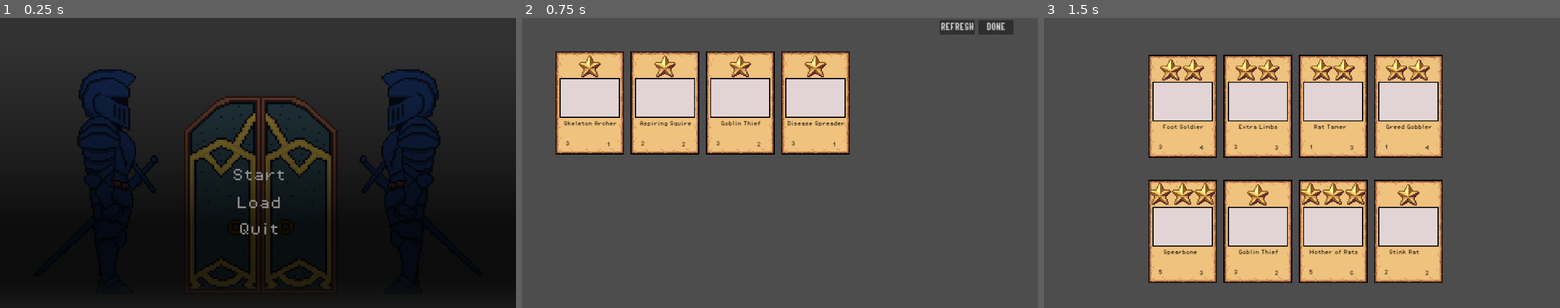
Above: before the commit, frames 1-3 (left to right).
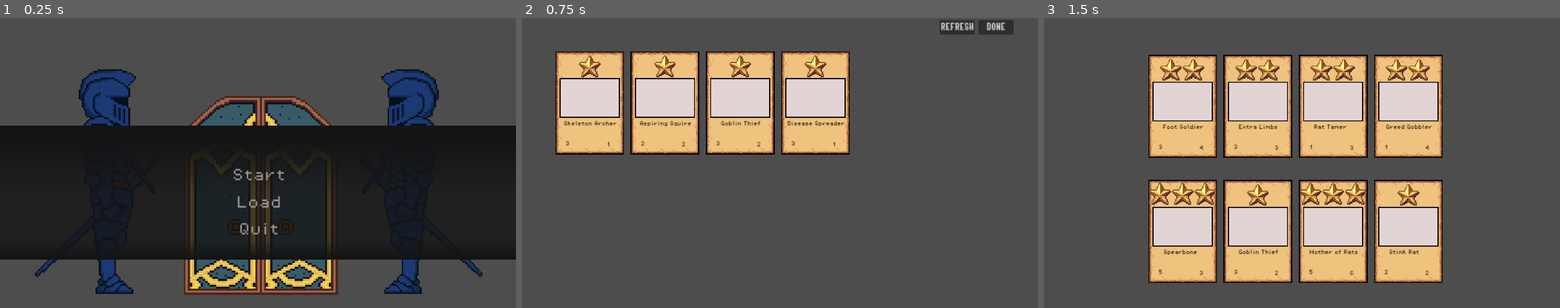
Above: after the commit, the same moments.

Repository: wenyng0526-boop/whateverproject
Game: Godot game, scene res://Scenes/main_menu.tscn
Two runs of this game, one before a commit and one after it. Both use one fixed random seed, a clock stepped at 60 frames per second and the inputs below. The engine's default icon, where the game draws it, is replaced by a stand-in: a white triangle on a blue panel in a dark square.
Inputs (mouse positions are in pixels of both pictures, inside the frame that each line leads up to):
- Up to frame 1 (0.25 s): no input
- Up to frame 2 (0.75 s): click (780, 174) at 0.5 s
- Up to frame 3 (1.5 s): click "DONE" at 1.25 s

The runs differ from the first frame. In frame 1, 55% of the frame differs, in the area x 0-100%, y 0-100%; in frame 2, nothing differs; in frame 3, nothing differs.

Commit message:
main menu

Diff:
--- a/Scenes/main_menu.tscn
+++ b/Scenes/main_menu.tscn
@@ -8,7 +8,7 @@
 
 [sub_resource type="Gradient" id="Gradient_2xgg7"]
 offsets = PackedFloat32Array(0, 0.149351, 0.318182, 0.493506, 0.88961)
-colors = PackedColorArray(0.137255, 0.137255, 0.137255, 1, 0, 0, 0, 0.839216, 0, 0, 0, 0.831373, 0, 0, 0, 0.654902, 0, 0, 0, 0.345098)
+colors = PackedColorArray(0.0823529, 0.0823529, 0.0823529, 1, 0.0823529, 0.0823529, 0.0823529, 0.784314, 0.0823529, 0.0823529, 0.0823529, 0.784314, 0.0823529, 0.0823529, 0.0823529, 0.784314, 0.0807833, 0.0807833, 0.0807833, 1)
 
 [sub_resource type="GradientTexture2D" id="GradientTexture2D_swdvf"]
 gradient = SubResource("Gradient_2xgg7")
@@ -119,14 +119,14 @@
 grow_vertical = 2
 texture = ExtResource("1_ur8yn")
 
-[node name="Background2" type="TextureRect" parent="."]
+[node name="Dark" type="TextureRect" parent="."]
 layout_mode = 1
 anchors_preset = 14
 anchor_top = 0.5
 anchor_right = 1.0
 anchor_bottom = 0.5
-offset_top = -590.0
-offset_bottom = 610.0
+offset_top = -140.0
+offset_bottom = 360.0
 grow_horizontal = 2
 grow_vertical = 2
 texture = SubResource("GradientTexture2D_swdvf")
@@ -186,15 +186,15 @@
 [node name="Load_Button" type="Button" parent="CenterContainer/VBoxContainer/LoadButtonArea"]
 layout_mode = 2
 offset_left = -140.0
-offset_top = 210.0
+offset_top = 206.0
 offset_right = 157.0
-offset_bottom = 275.0
+offset_bottom = 271.0
 theme_override_styles/focus = SubResource("StyleBoxEmpty_e4d1l")
 theme_override_styles/hover = SubResource("StyleBoxEmpty_5gewg")
 theme_override_styles/normal = SubResource("StyleBoxEmpty_07i2w")
 
 [node name="AnimatedSprite2D" type="AnimatedSprite2D" parent="CenterContainer/VBoxContainer/LoadButtonArea"]
-position = Vector2(0, 243)
+position = Vector2(0, 241)
 scale = Vector2(3, 3)
 sprite_frames = SubResource("SpriteFrames_uukg4")
 animation = &"load"
--- a/Scipts/combat_manager.gd
+++ b/Scipts/combat_manager.gd
@@ -104,20 +104,16 @@
 
 	# Create a new claw effect
 	var claw_instance = claw_effect.instantiate()
-
 	# Add the claw effect to the scene
 	effects.add_child(claw_instance)
 
 	# Move the claw effect to the target card
 	claw_instance.global_position = target.get_global_rect().get_center()
 
-	# Deal damage
 	target.take_damage(attacker.current_attack)
-
-	# Play the hit animation immediately
 	await target.play_hit_animation()
 
-#put the death anim here if have
+	#put the death anim here if have
 	if target.is_dead():
 		await get_tree().create_timer(2.0).timeout
 
